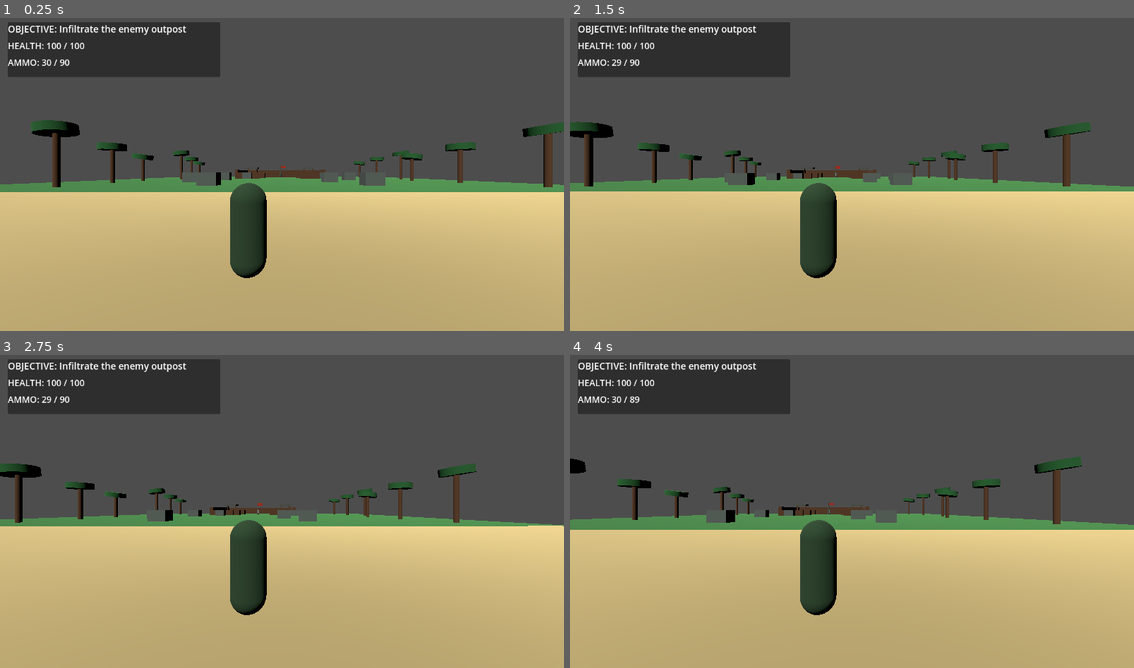
Above: before the commit, frames 1-4 (two rows, left to right).
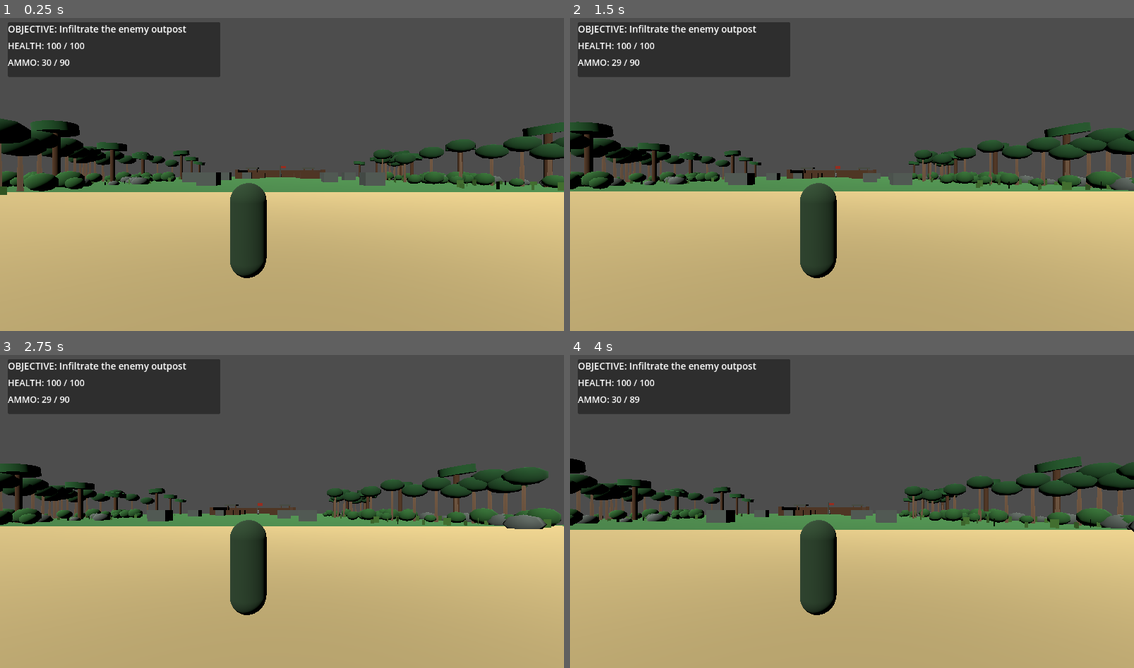
Above: after the commit, the same moments.

Repository: gauravprajapat-23/commando-assesian
Game: Godot game, scene res://scenes/main.tscn
The game is run twice, just before and just after one commit, with the same random seed, the same clock (stepped at 60 frames per second) and the same inputs.
Inputs (mouse positions are in pixels of both pictures, inside the frame that each line leads up to):
- Up to frame 1 (0.25 s): no input
- Up to frame 2 (1.5 s): tap Enter at 0.5 s; move the mouse to (976, 155) at 0.52 s; hold D 0.53-1.28 s; hold Shift 0.53-1.28 s; click (976, 155) at 0.67 s; tap Space at 0.77 s; move the mouse to (739, 187) at 1.27 s; hold S from 1.28 s (still down); tap Ctrl at 1.35 s
- Up to frame 3 (2.75 s): tap Space at 1.52 s; move the mouse to (338, 439) at 2.02 s; release S at 2.03 s; hold D from 2.03 s (still down); hold R from 2.03 s (still down)
- Up to frame 4 (4 s): move the mouse to (823, 574) at 2.77 s; release D at 2.78 s; release R at 2.78 s; hold W 2.78-3.53 s; tap Shift at 2.85 s; click (823, 574) at 2.92 s; tap Space at 3.02, 3.77 s; move the mouse to (1021, 558) at 3.52 s; hold A from 3.53 s (still down); hold Ctrl from 3.53 s (still down)

The runs differ from the first frame. In frame 1, 5.3% of the frame differs, in the area x 0-100%, y 31-57%; in frame 2, 5.3%; in frame 3, 5.2%; in frame 4, 5.4%, in the area x 0-100%, y 34-57%.

Commit message:
ISLAND-ART-02: attach jungle dressing to Island 01

Diff:
--- a/scripts/world/island_01.gd
+++ b/scripts/world/island_01.gd
@@ -13,8 +13,13 @@
 const WATER := Color(0.15, 0.50, 0.62)
 const FLAG := Color(0.75, 0.20, 0.12)
 
+const JUNGLE_FOLIAGE := preload("res://scripts/world/jungle_foliage.gd")
+
 func _ready() -> void:
 	_build_island()
+	var jungle := JUNGLE_FOLIAGE.new()
+	jungle.name = "JungleFoliage"
+	add_child(jungle)
 
 
 func _material(color: Color) -> StandardMaterial3D:
